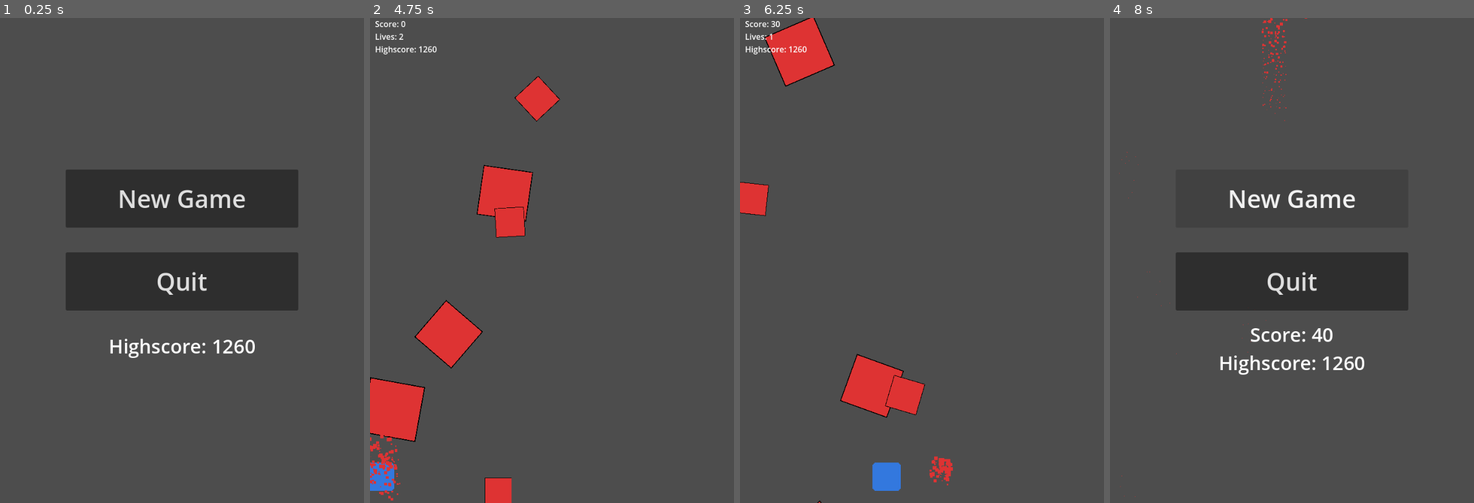
Above: before the commit, frames 1-4 (left to right).
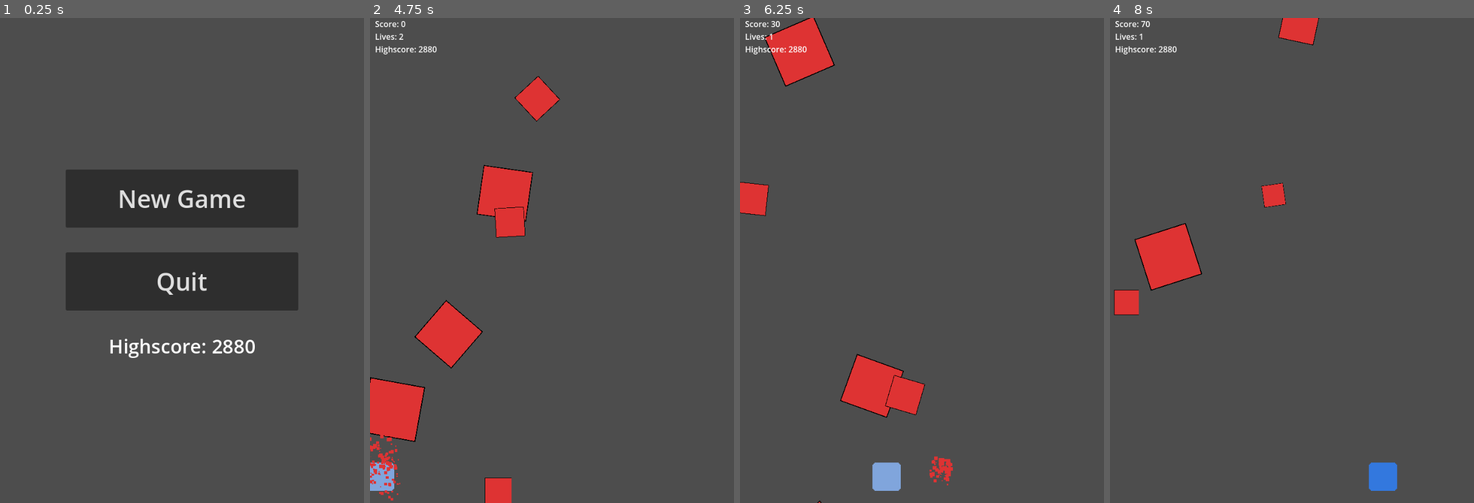
Above: after the commit, the same moments.

Repository: ivaylo-traykov/DodgeDrop
Game: Godot game, scene res://Scenes/main_screen.tscn
Same seed, same stepped clock (60 frames per second), same inputs: the game is played once before the commit and once after it.
Inputs:
- Up to frame 1 (0.25 s): no input
- Up to frame 2 (4.75 s): click "New Game" at 0.5 s; hold Right (ui_right) 1.28-2.03 s; hold Left (ui_left) 2.03-2.78 s; hold Right (ui_right) 2.78-4.28 s; hold Left (ui_left) from 4.28 s (still down)
- Up to frame 3 (6.25 s): keep holding Left (ui_left)
- Up to frame 4 (8 s): release Left (ui_left) at 6.53 s; hold Right (ui_right) from 6.53 s (still down)

The runs differ from the first frame. In frame 1, 0.1% of the frame differs, in the area x 58-67%, y 66-70%; in frame 2, 0.3%; in frame 3, 0.5%; in frame 4, 12%, in the area x 1-82%, y 0-99%.

Commit message:
Add cooldown when player is hit

Diff:
--- a/Scenes/player.tscn
+++ b/Scenes/player.tscn
@@ -1,7 +1,36 @@
-[gd_scene load_steps=5 format=3 uid="uid://bom08i33w53dc"]
+[gd_scene load_steps=13 format=3 uid="uid://bom08i33w53dc"]
 
 [ext_resource type="Script" path="res://Scripts/player.gd" id="1_ngrnm"]
 [ext_resource type="Texture2D" uid="uid://bv1kpgyh1wox8" path="res://Assets/Player/player.png" id="2_fodoy"]
+[ext_resource type="Texture2D" uid="uid://df46oers8qr38" path="res://Assets/Player/player_protected.png" id="3_s4e87"]
+
+[sub_resource type="AtlasTexture" id="AtlasTexture_6k400"]
+atlas = ExtResource("3_s4e87")
+region = Rect2(0, 0, 32, 32)
+
+[sub_resource type="AtlasTexture" id="AtlasTexture_ucrbq"]
+atlas = ExtResource("3_s4e87")
+region = Rect2(32, 0, 32, 32)
+
+[sub_resource type="AtlasTexture" id="AtlasTexture_jedku"]
+atlas = ExtResource("3_s4e87")
+region = Rect2(64, 0, 32, 32)
+
+[sub_resource type="AtlasTexture" id="AtlasTexture_s0pd2"]
+atlas = ExtResource("3_s4e87")
+region = Rect2(96, 0, 32, 32)
+
+[sub_resource type="AtlasTexture" id="AtlasTexture_m6a7r"]
+atlas = ExtResource("3_s4e87")
+region = Rect2(128, 0, 32, 32)
+
+[sub_resource type="AtlasTexture" id="AtlasTexture_drd2r"]
+atlas = ExtResource("3_s4e87")
+region = Rect2(160, 0, 32, 32)
+
+[sub_resource type="AtlasTexture" id="AtlasTexture_5tnog"]
+atlas = ExtResource("3_s4e87")
+region = Rect2(192, 0, 32, 32)
 
 [sub_resource type="SpriteFrames" id="SpriteFrames_5g35j"]
 animations = [{
@@ -12,6 +41,32 @@
 "loop": true,
 "name": &"default",
 "speed": 5.0
+}, {
+"frames": [{
+"duration": 1.0,
+"texture": SubResource("AtlasTexture_6k400")
+}, {
+"duration": 1.0,
+"texture": SubResource("AtlasTexture_ucrbq")
+}, {
+"duration": 1.0,
+"texture": SubResource("AtlasTexture_jedku")
+}, {
+"duration": 1.0,
+"texture": SubResource("AtlasTexture_s0pd2")
+}, {
+"duration": 1.0,
+"texture": SubResource("AtlasTexture_m6a7r")
+}, {
+"duration": 1.0,
+"texture": SubResource("AtlasTexture_drd2r")
+}, {
+"duration": 1.0,
+"texture": SubResource("AtlasTexture_5tnog")
+}],
+"loop": true,
+"name": &"protected",
+"speed": 12.0
 }]
 
 [sub_resource type="RectangleShape2D" id="RectangleShape2D_msoa2"]
@@ -23,6 +78,8 @@
 [node name="AnimatedSprite2D" type="AnimatedSprite2D" parent="."]
 scale = Vector2(2, 2)
 sprite_frames = SubResource("SpriteFrames_5g35j")
+animation = &"protected"
+frame_progress = 0.399465
 
 [node name="CollisionShape2D" type="CollisionShape2D" parent="."]
 scale = Vector2(2, 2)
--- a/Scripts/block.gd
+++ b/Scripts/block.gd
@@ -32,7 +32,7 @@
 		die()
 
 func _on_body_entered(body):
-	if body is Player:
+	if body is Player and not Game.player_protected:
 		Game.player_get_hit()
 		print("Player got hit")
 		die()
--- a/Scripts/game.gd
+++ b/Scripts/game.gd
@@ -4,13 +4,25 @@
 
 var lives = 3
 var score = 0
+var player_protected = false
+var player_protected_cooldown = 1.5
+
+func _process(delta):
+	if player_protected:
+		player_protected_cooldown -= delta
+
+	if player_protected_cooldown <= 0:
+		player_protected = false
 
 func player_get_hit():
-	lives -= 1
-	if lives <= 0:
-		await get_tree().create_timer(1).timeout
-		set_highscore()
-		game_over()
+	if not player_protected:
+		player_protected = true
+		player_protected_cooldown = 1.5
+		lives -= 1
+		if lives <= 0:
+			await get_tree().create_timer(1).timeout
+			set_highscore()
+			game_over()
 
 func get_dificulty():
 	return round(score / 500)
--- a/Scripts/player.gd
+++ b/Scripts/player.gd
@@ -4,12 +4,16 @@
 var speed = 300
 var drift = speed / 10
 var death_effect_scene = preload("res://Scenes/player_death_effect.tscn")
-
+@onready var sprite = $AnimatedSprite2D
 
 func _process(delta):
-
 	if Game.lives <= 0:
 		die()
+
+	if Game.player_protected:
+		sprite.play("protected")
+	else:
+		sprite.play("default")
 
 	var direction = Input.get_axis("ui_left", "ui_right")
 
Binary file added: Assets/Player/player_protected.png
Not shown, changed: highscore.bin
Not shown, changed: .gitignore
